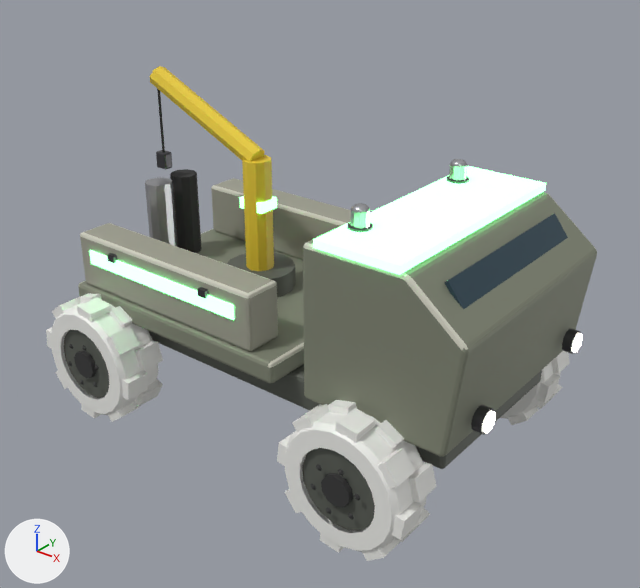
What one commit did to the glTF model assets/models/repair_truck.glb.
The view is the same before and after, from a 50 mm lens placed at (2.91, -3.41, 2.91), pointed at (0.27, -0.11, 0.87). Arrows for +X, +Y and +Z are at lower left; the lights stay in place. The older version comes first. Where no turn or scale is listed for an object, it has been applied to the vertices. Vertices at exactly the same position are counted once.

Objects in the first picture: 'Body', 'Wheel_FL', 'Wheel_FR', 'Wheel_RR'.
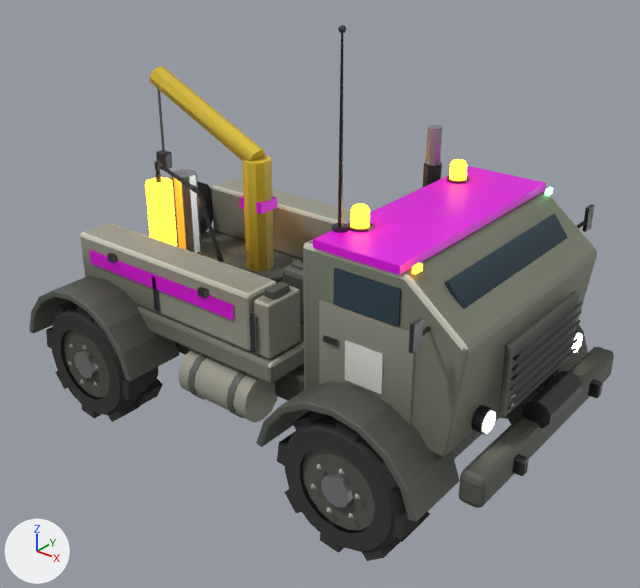
What changed in the scene script:
```text
Change mat_palette:
    add n6 = _N.new('ShaderNodeMix'); n6.name = 'Mix'
    add n6.data_type = 'RGBA'
    add n6.blend_type = 'MULTIPLY'
    add n6.inputs[0].default_value = 1.0  # 'Factor'
    add n7 = _N.new('ShaderNodeVertexColor'); n7.name = 'Color Attribute'
    where n3 = _N.new('ShaderNodeTexImage'); n3.name = 'Image Texture.001'
    where n0 = _N.new('ShaderNodeBsdfPrincipled'); n0.name = 'Principled BSDF'
    remove _L.new(n3.outputs[0], n0.inputs[0])  # 'Color' to 'Base Color'
    add _L.new(n6.outputs[2], n0.inputs[0])  # 'Result' to 'Base Color'
    add _L.new(n7.outputs[0], n6.inputs[7])  # 'Color' to 'B'
    add _L.new(n3.outputs[0], n6.inputs[6])  # 'Color' to 'A'
Change me_body:
    remove me_body.from_pydata(...)  # 786 vertices, 1472 faces; spans x -1.3..1.48, y -0.66..0.66, z 0.43..1.88
    add me_body.from_pydata(...)  # 3324 vertices, 6184 faces; spans x -1.3..1.65, y -0.88..0.88, z 0.26..2.34
    me_body part 1: the loose piece of 56 vertices spanning x -1.3..1.3, y -0.5..0.5, z 0.43..0.61 is copied, and the copy is multiplied about its middle by the matrix ((0.0, 0.0, 0.135), (0.0, 0.707, 0.0), (-0.136, 0.0, 0.0)), then moved by (1.48, 0.0, 0.38); it spans x 1.47..1.5, y -0.35..0.35, z 0.72..1.08
    me_body part 2: a new loose piece, a 10-sided cylinder along y spanning x 1.5..1.64, y -0.17..0.17, z 0.61..0.75, in mat_palette
    me_body part 3: a new loose piece, an 8-sided cylinder along z spanning x 0.664..0.736, y -0.536..-0.464, z 1.42..1.48, in mat_palette
    me_body part 4: a new loose piece, a 6-sided cut cone along z (radius 0.012 at the low end, 0.005 at the high end) spanning x 0.69..0.71, y -0.512..-0.488, z 1.42..2.32, in mat_palette
    me_body part 5: a new loose piece, a UV sphere (6 segments, 4 rings, poles along z) spanning x 0.685..0.715, y -0.517..-0.483, z 2.303..2.337, in mat_palette
    me_body part 6: a new loose piece, a box spanning x 0.71..1.21, y -0.659..-0.645, z 0.68..1.18, in mat_palette
    me_body part 7: a new loose piece, a box spanning x 0.79..1.13, y -0.661..-0.645, z 1.185..1.355, in mat_palette
    me_body part 8: a new loose piece, a box spanning x 0.74..0.82, y -0.672..-0.652, z 0.988..1.013, in mat_palette
    me_body part 9: the loose piece of 56 vertices spanning x -1.1..0.4, y -0.65..0.65, z 0.61..0.73 is copied, and the copy is scaled about its middle by (0.0105, 0.0512, 1.26), then moved by (1.66, -0.81, 0.6); it spans x 1.3..1.32, y -0.85..-0.77, z 1.2..1.34
    me_body part 10: the loose piece of 56 vertices spanning x -1.04..-0.96, y -0.03..0.03, z 1.28..1.38 is copied, and the copy is moved by (2.62, -0.4, -0.77); it spans x 1.59..1.65, y -0.43..-0.38, z 0.52..0.6
    me_body part 11: a new loose piece, a box spanning x 1.16..1.18, y -0.625..-0.575, z 1.425..1.455, in mat_palette
    me_body part 12: the loose piece of 56 vertices spanning x -1.05..0.25, y 0.41..0.63, z 0.73..1.05 is copied, and the copy is scaled about its middle by (0.0121, 0.331, 0.422), then moved by (1.71, 0.29, 0.38); it spans x 1.3..1.32, y 0.77..0.85, z 1.2..1.34
    me_body part 13: the loose piece of 56 vertices spanning x -1.04..-0.96, y -0.03..0.03, z 1.28..1.38 is copied, and the copy is moved by (2.62, 0.4, -0.77); it spans x 1.59..1.65, y 0.38..0.43, z 0.52..0.6
    me_body part 14: a new loose piece, a box spanning x 1.16..1.18, y 0.575..0.625, z 1.425..1.455, in mat_palette
    me_body part 15: 1936 vertices added at x -1.3..1.6, y -0.88..0.88, z 0.26..1.67
    me_body part 16: 316 kept faces spanning x -1.03..1.12, y -0.66..0.66, z 0.73..1.83 get new texture (UV) coordinates
    other edits to the shape of me_body do not show in these pictures
```

What differs and where, as boxes (x1, y1, x2, y2) in the pictures (640 x 588 px):
'Body', recoloured, reshaped (darker, 13% wider, 23% taller): before (78, 66, 597, 469); after (29, 25, 614, 522)
'Wheel_FR', recoloured (grey to black): (277, 411, 430, 561) in both
'Wheel_RR', recoloured (grey to black): (46, 301, 163, 422) in both
'Wheel_FL', recoloured: (500, 373, 554, 424) in both
part 1 of me_body, added: after (498, 291, 580, 418)
part 2 of me_body, added: after (522, 371, 582, 428)
part 3 of me_body, added: after (332, 223, 348, 233)
part 4 of me_body, added: after (338, 33, 343, 227)
part 5 of me_body, added: after (338, 25, 346, 33)
part 6 of me_body, added: after (319, 299, 415, 424)
part 7 of me_body, added (blue): after (333, 268, 401, 327)
part 8 of me_body, added: after (323, 335, 339, 347)
part 9 of me_body, added: after (409, 317, 423, 353)
part 10 of me_body, added: after (512, 454, 529, 476)
part 11 of me_body, added: after (412, 263, 423, 275)
part 12 of me_body, added: after (583, 204, 594, 232)
part 13 of me_body, added: after (588, 379, 603, 398)
part 14 of me_body, added: after (545, 187, 553, 196)
part 15 of me_body, added: after (29, 125, 614, 522)
part 16 of me_body, surface changed: (89, 89, 467, 320) in both
